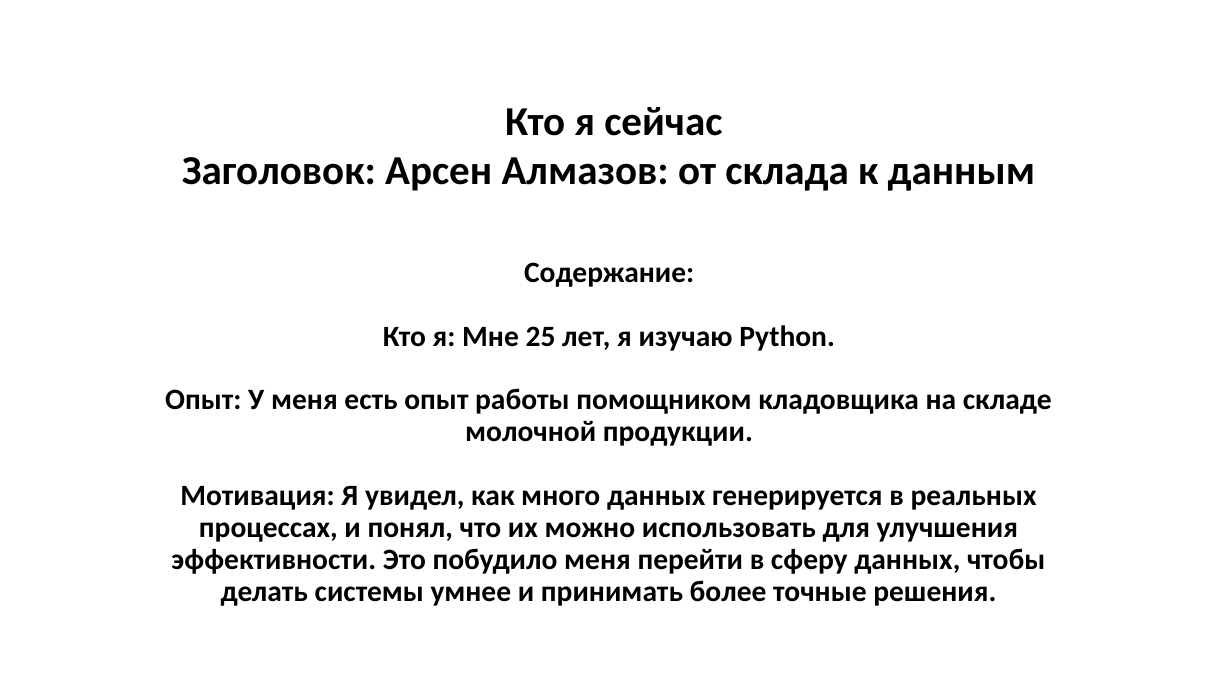
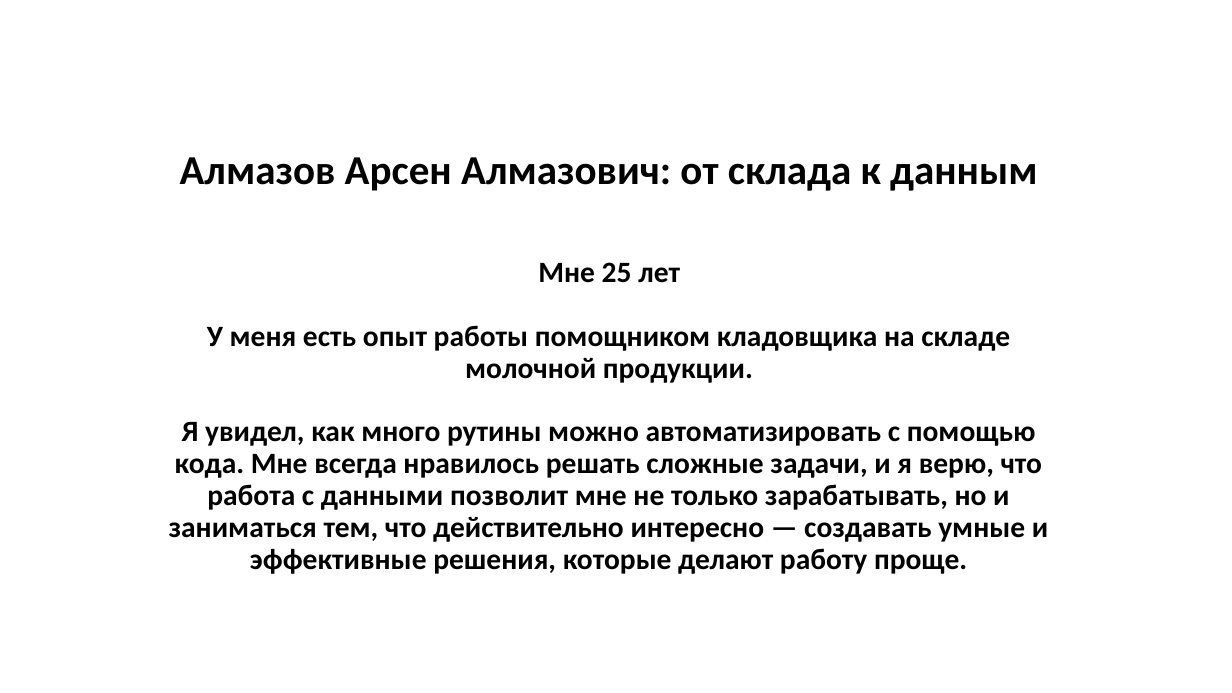
Before and after one commit to Arsen2453/Data-Science, a slide deck: slide 1 of HW1_Trajectory_Almazov_Arsen.pptx. Drawn at 1232x693 pixels with LibreOffice and Linux fonts; fonts in the diff are those of the drawing. Boxes give left, top, right and bottom in pixels: in the first picture for what was removed or moved away, otherwise in the second. Text is boxed around its words. In the diff, an @@ line names an element or a change of style, - is before the commit and + after.

```diff
--- a/HW1_Trajectory_Almazov_Arsen.pptx
+++ b/HW1_Trajectory_Almazov_Arsen.pptx
@@ title at (x1=180, y1=157, x2=1037, y2=191): text changed @@
-Кто я сейчас
-Заголовок: Арсен Алмазов: от склада к данным
+Алмазов Арсен Алмазович: от склада к данным
@@ subtitle at (x1=169, y1=262, x2=1048, y2=574): text changed @@
-Содержание:
-Кто я: Мне 25 лет, я изучаю Python.
-Опыт: У меня есть опыт работы помощником кладовщика на складе молочной продукции.
-Мотивация: Я увидел, как много данных генерируется в реальных процессах, и понял, что их можно использовать для улучшения эффективности. Это побудило меня перейти в сферу данных, чтобы делать системы умнее и принимать более точные решения.
+Мне 25 лет
+У меня есть опыт работы помощником кладовщика на складе молочной продукции.
+Я увидел, как много рутины можно автоматизировать с помощью кода. Мне всегда нравилось решать сложные задачи, и я верю, что работа с данными позволит мне не только зарабатывать, но и заниматься тем, что действительно интересно — создавать умные и эффективные решения, которые делают работу проще.
```
Also in this commit, not shown: 1 other slide changed, 3 slides added, 1 slide removed.
